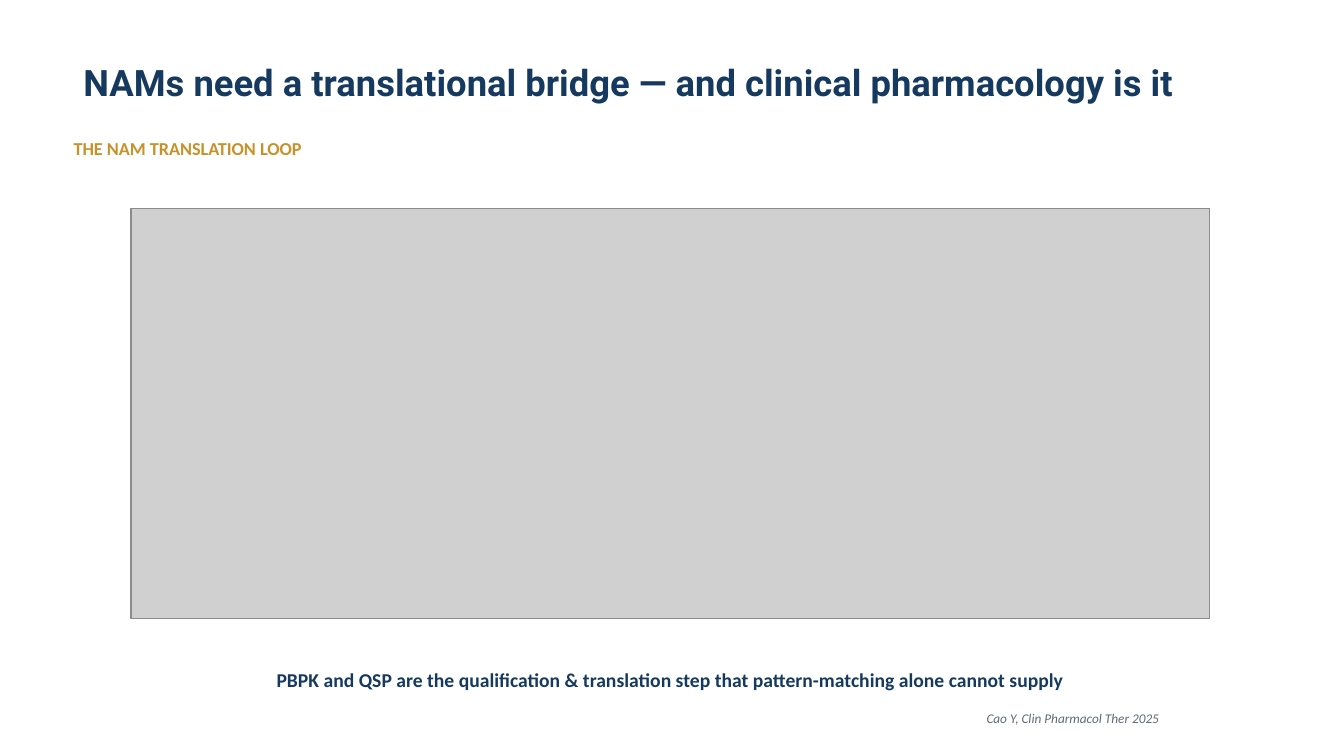
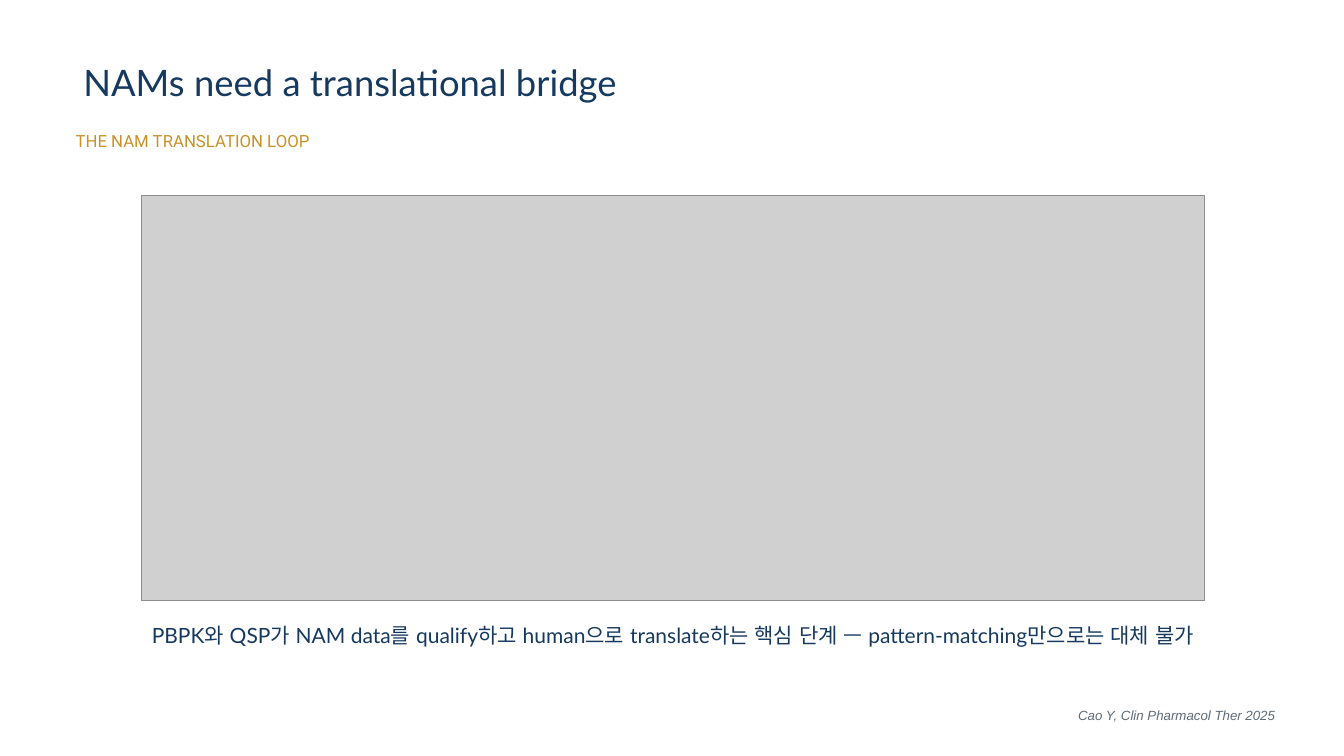
Before and after one commit to pipetcpt/qsp, a slide deck: slide 5 of presentation/2026-tox.pptx. Drawn at 1344x756 pixels with LibreOffice and Linux fonts; fonts in the diff are those of the drawing; grey boxes stand for pictures; background and template pictures are left out. Boxes give left, top, right and bottom in pixels: in the first picture for what was removed or moved away, otherwise in the second. Text is boxed around its words. In the diff, an @@ line names an element or a change of style, - is before the commit and + after.

```diff
--- a/presentation/2026-tox.pptx
+++ b/presentation/2026-tox.pptx
@@ title at [83, 69, 617, 103]: text changed; font Roboto to Lato; bold off @@
-NAMs need a translational bridge — and clinical pharmacology is it
+NAMs need a translational bridge
@@ text "THE NAM TRANSLATION LOOP" at [76, 135, 309, 147]: size 13 to 12 pt, font Calibri to Roboto, bold off; line spacing 1.04 to 1 @@
@@ picture: place and size @@
-picture at [131, 208, 1210, 618]
+picture at [141, 196, 1205, 600]
@@ text at [152, 625, 1194, 647]: text changed; size 14 to 15 pt; font Calibri to Lato; bold off @@
-PBPK and QSP are the qualification & translation step that pattern-matching alone cannot supply
+PBPK와 QSP가 NAM data를 qualify하고 human으로 translate하는 핵심 단계 — pattern-matching만으로는 대체 불가
@@ text "Cao Y, Clin Pharmacol Ther ...": place and size @@
-text "Cao Y, Clin Pharmacol Ther ..." at [987, 714, 1159, 725]
+text "Cao Y, Clin Pharmacol Ther ..." at [1078, 710, 1275, 722]
@@ text "Cao Y, Clin Pharmacol Ther ..." at [1078, 710, 1275, 722]: font Calibri to Arial; line spacing 1.04 to 1 @@
```
Also in this commit, not shown: 24 other slides changed, 22 slides added, 23 slides removed, 52 other files.
